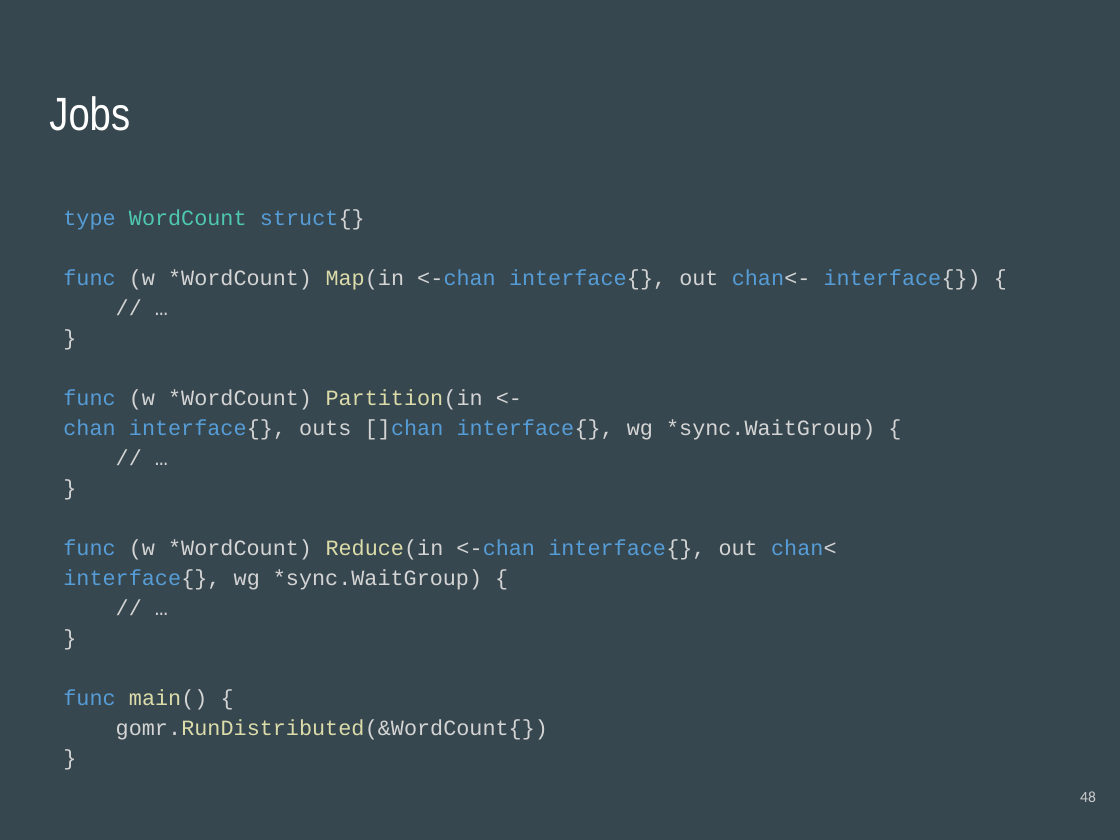
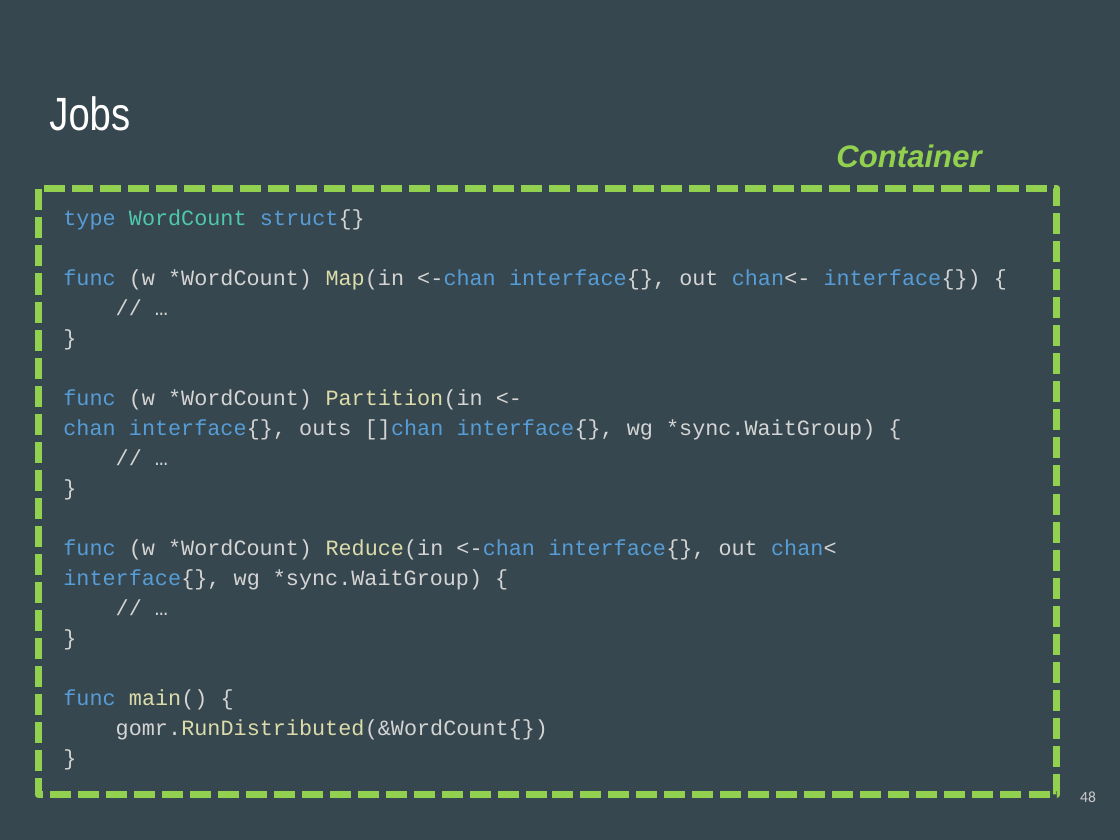
Before and after one commit to cnnrznn/cnnrznn.github.io, a slide deck: slide 48 of files/GoMR/slides-distributed.pptx. Drawn at 1120x840 pixels with LibreOffice and Linux fonts; fonts in the diff are those of the drawing. Boxes give left, top, right and bottom in pixels: in the first picture for what was removed or moved away, otherwise in the second. Text is boxed around its words. In the diff, an @@ line names an element or a change of style, - is before the commit and + after.

```diff
--- a/files/GoMR/slides-distributed.pptx
+++ b/files/GoMR/slides-distributed.pptx
@@ text added at (836, 144, 981, 167), 20 pt, text #92D050, bold, italic @@
+Container
@@ rectangle added at (38, 188, 1056, 795), outline #92D050 4.5 pt dashed @@
```
Also in this commit, not shown: 5 other slides changed, 2 slides added.
